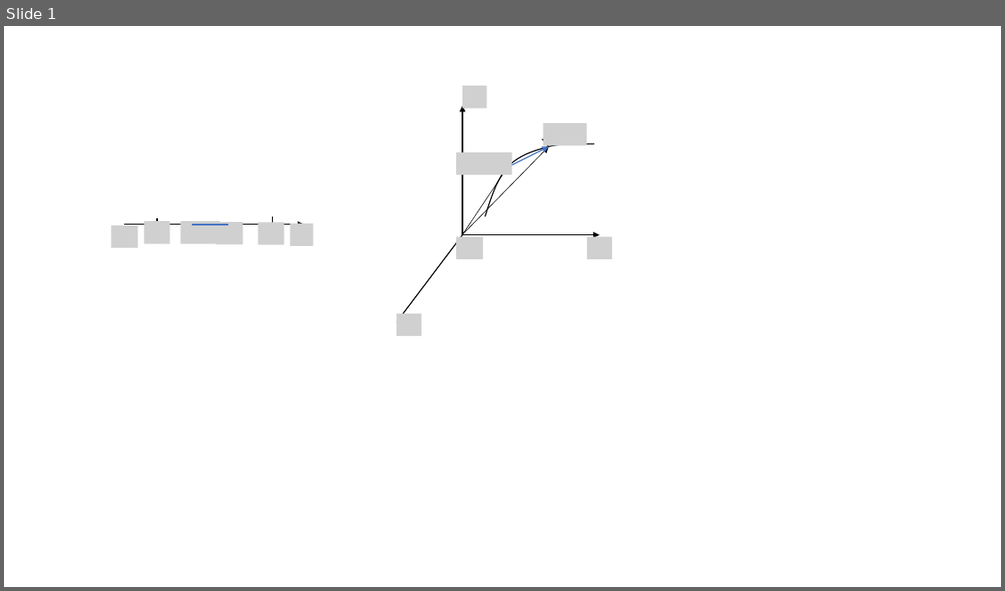
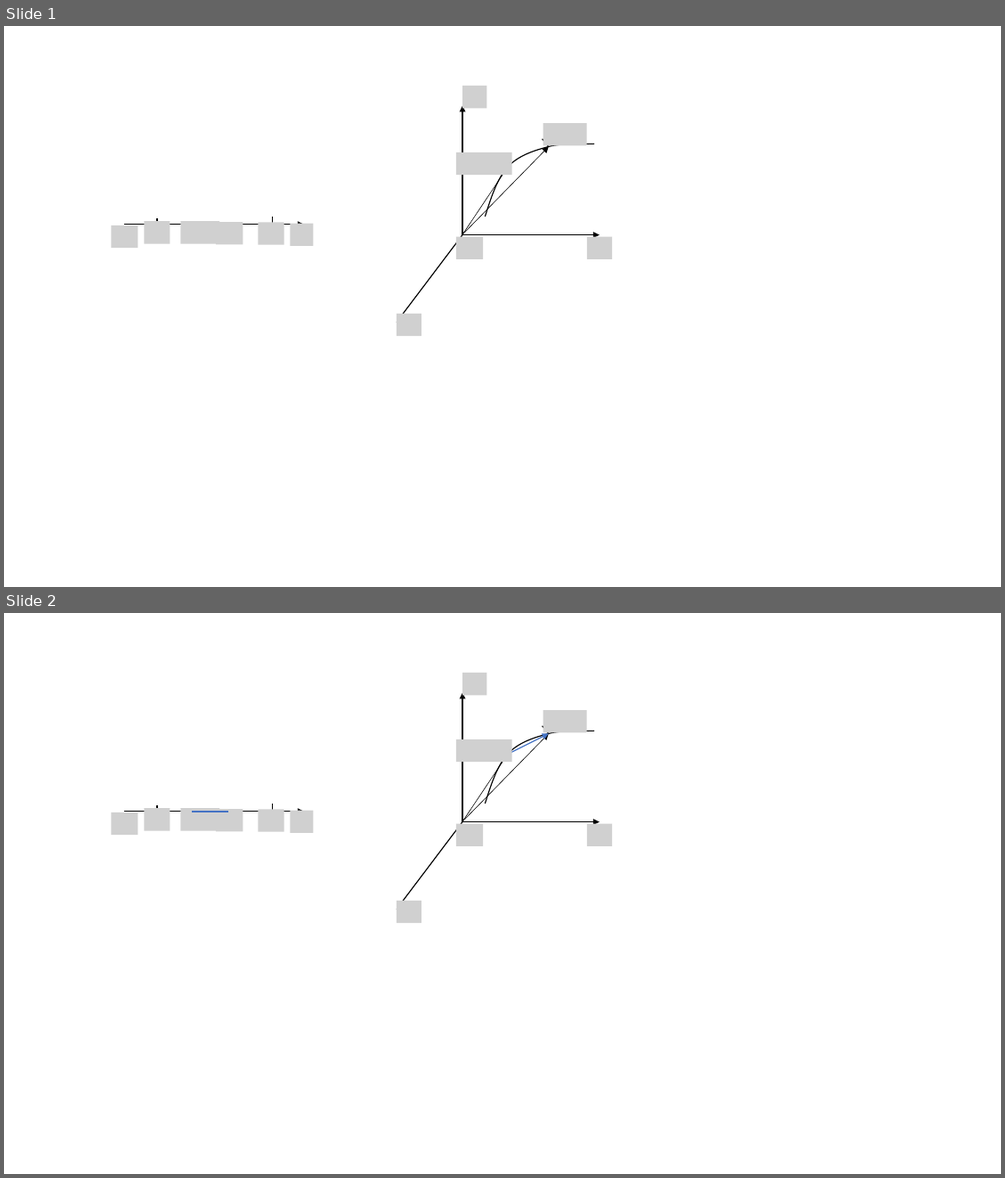
Before and after one commit to qingbo12/qingbo12.github.io, a slide deck: content/posts/Miscellanea/integral/images/曲线曲面示意图.pptx. Shown one above the other, each under a label of ours: slide 1 before the commit, slides 1 and 2 after it. The pictures are 1005x591 and 1005x1178 pixels, drawn with LibreOffice and Linux fonts; fonts in the diff are those of the drawing; grey boxes stand for pictures. Boxes give left, top, right and bottom in pixels: in the first picture for what was removed or moved away, otherwise in the second. Text is boxed around its words. In the diff, an @@ line names an element or a change of style, - is before the commit and + after.

```diff
--- a/content/posts/Miscellanea/integral/images/曲线曲面示意图.pptx
+++ b/content/posts/Miscellanea/integral/images/曲线曲面示意图.pptx
@@ slide 1 added at box(4, 26, 1001, 587), background #FFFFFF @@
@@ picture added at box(462, 86, 486, 108) @@
@@ arrow added from (462, 234) to (462, 106), #000000 1 pt @@
@@ picture added at box(543, 123, 587, 145) @@
@@ picture added at box(456, 152, 512, 175) @@
@@ arrow added from (462, 234) to (549, 146), #000000 0.5 pt @@
@@ freeform shape added at box(485, 144, 594, 216), outline #000000 1 pt @@
@@ line added from (549, 146) to (542, 139), #000000 1 pt @@
@@ arrow added from (462, 234) to (508, 168), #000000 0.5 pt @@
@@ picture added at box(111, 224, 138, 248) @@
@@ arrow added from (124, 224) to (304, 224), #000000 1 pt @@
@@ picture added at box(144, 221, 170, 244) @@
@@ line added from (157, 219) to (157, 224), #000000 1 pt @@
@@ picture added at box(180, 221, 219, 244) @@
@@ picture added at box(217, 222, 243, 244) @@
@@ picture added at box(259, 222, 284, 244) @@
@@ line added from (273, 216) to (273, 224), #000000 1 pt @@
@@ picture added at box(291, 224, 314, 246) @@
@@ arrow added from (462, 234) to (396, 322), #000000 1 pt @@
@@ picture added at box(456, 237, 484, 259) @@
@@ arrow added from (462, 234) to (599, 234), #000000 1 pt @@
@@ picture added at box(587, 237, 612, 259) @@
@@ picture added at box(396, 313, 422, 336) @@
@@ what was slide 1 is now slide 2 @@
```
Also in this commit, not shown: 2 other files.
